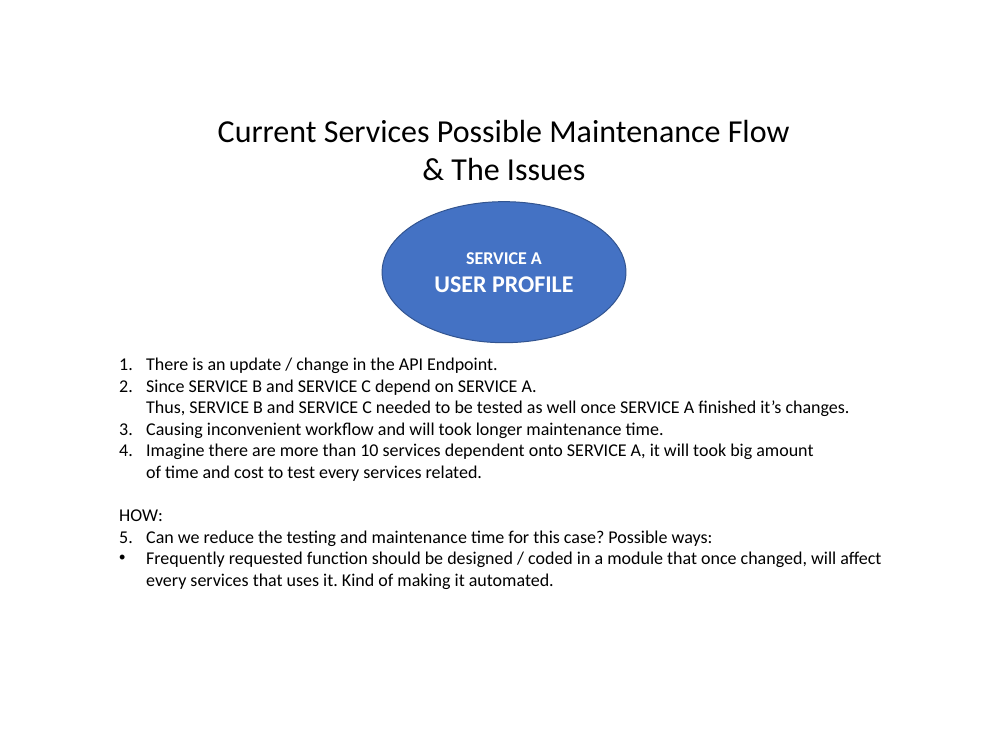
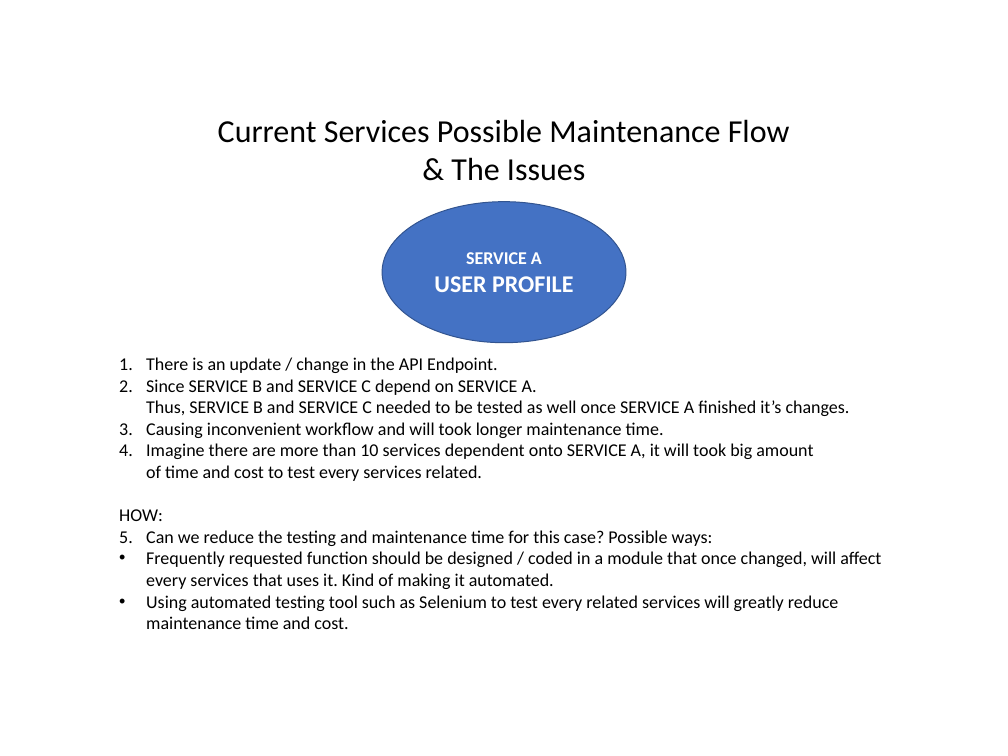
Before and after one commit to NasrulArif/VMG1223, a slide deck: slide 3 of PART 1 - ANALYSIS/TechnicalAssessmentAnalysis.pptx. Drawn at 1008x756 pixels with LibreOffice and Linux fonts; fonts in the diff are those of the drawing. Boxes give left, top, right and bottom in pixels: in the first picture for what was removed or moved away, otherwise in the second. Text is boxed around its words. In the diff, an @@ line names an element or a change of style, - is before the commit and + after.

```diff
--- a/PART 1 - ANALYSIS/TechnicalAssessmentAnalysis.pptx
+++ b/PART 1 - ANALYSIS/TechnicalAssessmentAnalysis.pptx
@@ text at <box>146,595,838,629</box>: paragraph added @@
+• Using automated testing tool such as Selenium to test every related services will greatly reduce maintenance time and cost.
```
Also in this commit, not shown: 1 other file.
